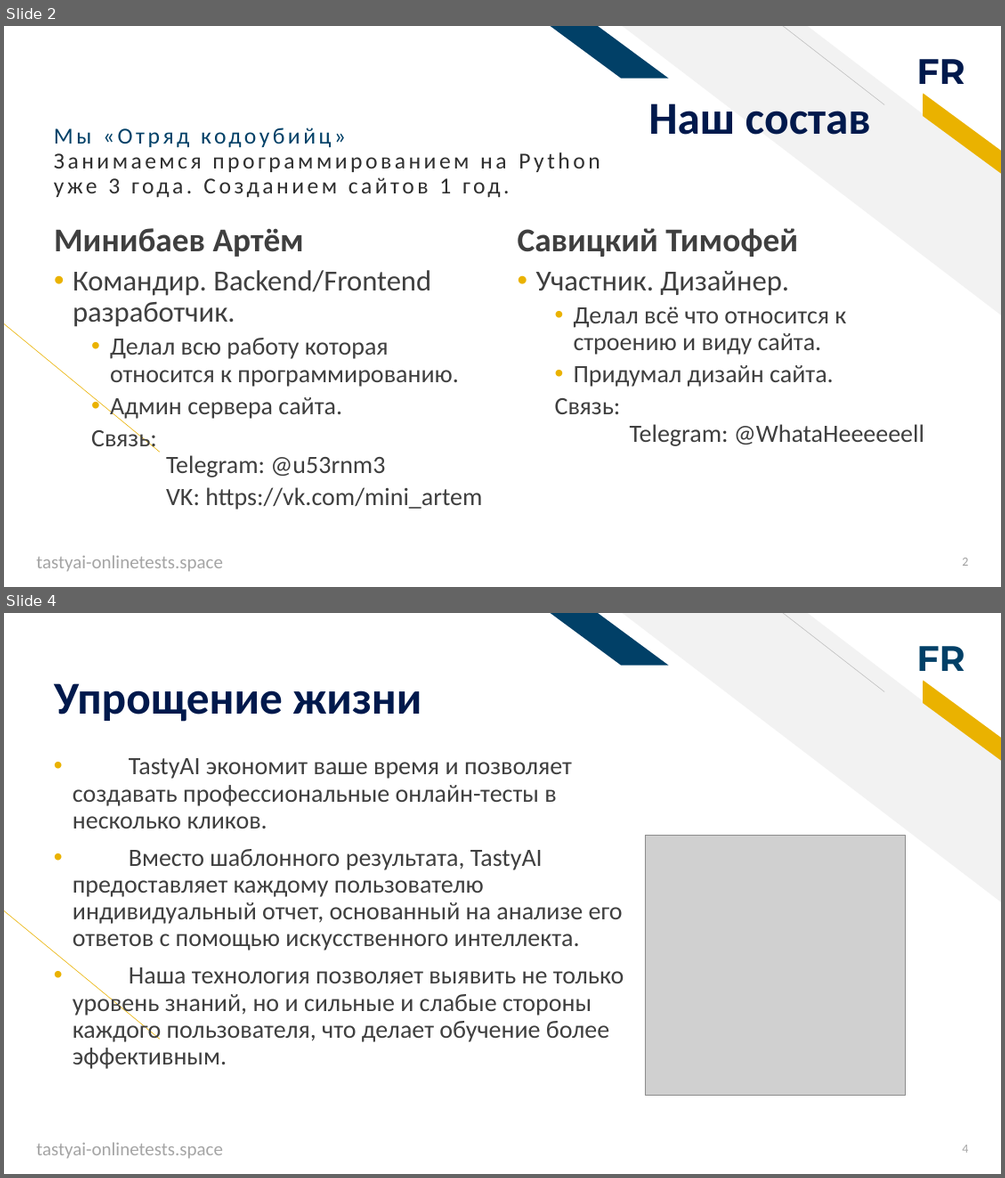
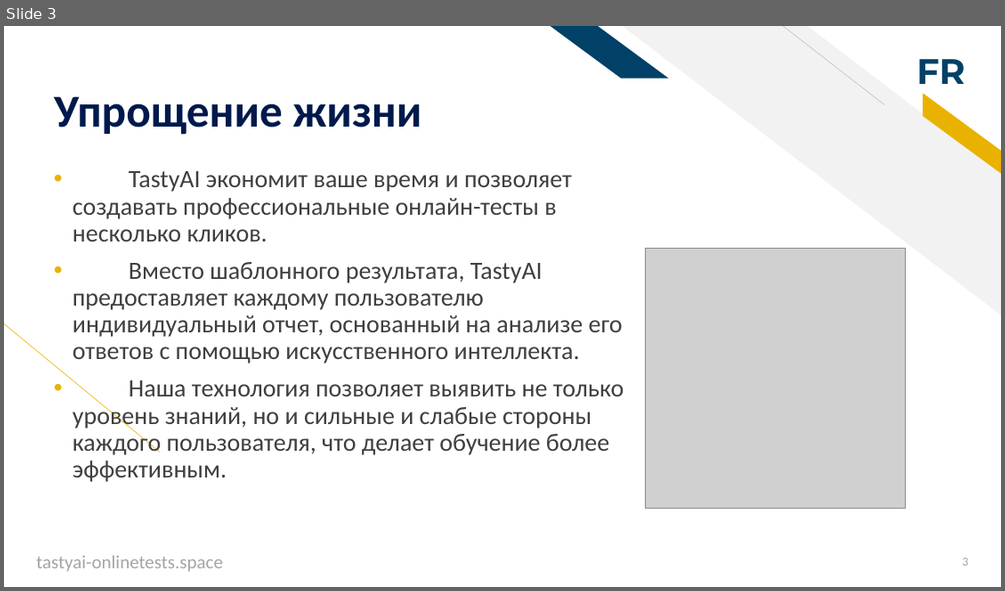
Before and after one commit to b1t0nese/TastyAI, a slide deck: doc/tastyai_presentation.pptx. Shown one above the other, each under a label of ours: slides 2 and 4 before the commit, slide 3 after it; the slides between them are not shown. The pictures are 1005x1178 and 1005x591 pixels, drawn with LibreOffice and Linux fonts; fonts in the diff are those of the drawing; grey boxes stand for pictures. Boxes give left, top, right and bottom in pixels: in the first picture for what was removed or moved away, otherwise in the second. Text is boxed around its words. In the diff, an @@ line names an element or a change of style, - is before the commit and + after.

```diff
--- a/doc/tastyai_presentation.pptx
+++ b/doc/tastyai_presentation.pptx
@@ slide 2 removed at bbox=[4, 26, 1001, 587], background #FFFFFF; not listed: 5 template elements that a slide beside it also shows @@
@@ text removed at bbox=[916, 59, 964, 84] @@
-FR
@@ title removed at bbox=[648, 103, 871, 135] @@
-Наш состав
@@ text removed at bbox=[54, 127, 600, 198] @@
-Мы «Отряд кодоубийц»
-Занимаемся программированием на Python уже 3 года. Созданием сайтов 1 год.
@@ text removed at bbox=[54, 228, 304, 257] @@
-Минибаев Артём
@@ text removed at bbox=[518, 228, 798, 257] @@
-Савицкий Тимофей
@@ text removed at bbox=[73, 270, 482, 509] @@
-• Командир. Backend/Frontend разработчик.
-  • Делал всю работу которая относится к программированию.
-  • Админ сервера сайта.
-  Связь:
-  Telegram: @u53rnm3
-  VK: https://vk.com/mini_artem
@@ text removed at bbox=[536, 271, 924, 446] @@
-• Участник. Дизайнер.
-  • Делал всё что относится к строению и виду сайта.
-  • Придумал дизайн сайта.
-  Связь:
-  Telegram: @WhataHeeeeeell
@@ text removed at bbox=[36, 555, 223, 571] @@
-tastyai-onlinetests.space
@@ page number removed at bbox=[962, 557, 968, 565] @@
-2
@@ what was slide 4 is now slide 3 @@
@@ page number at bbox=[962, 557, 968, 565]: text changed @@
-4
+3
```
Also in this commit, not shown: 5 slides changed, 1 other slide removed, 8 other files.
